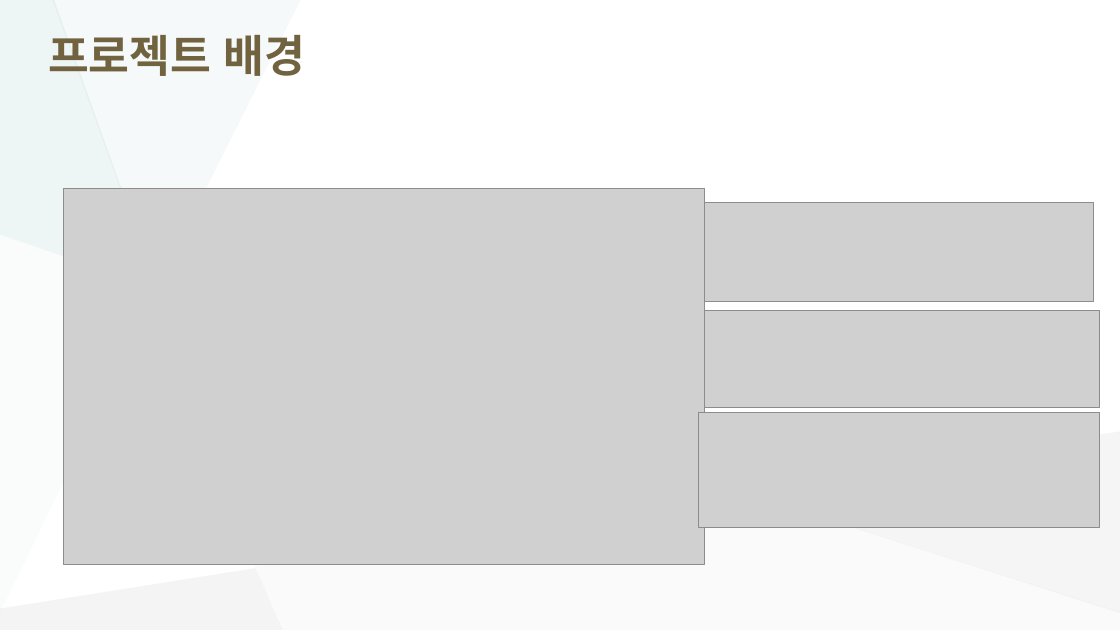
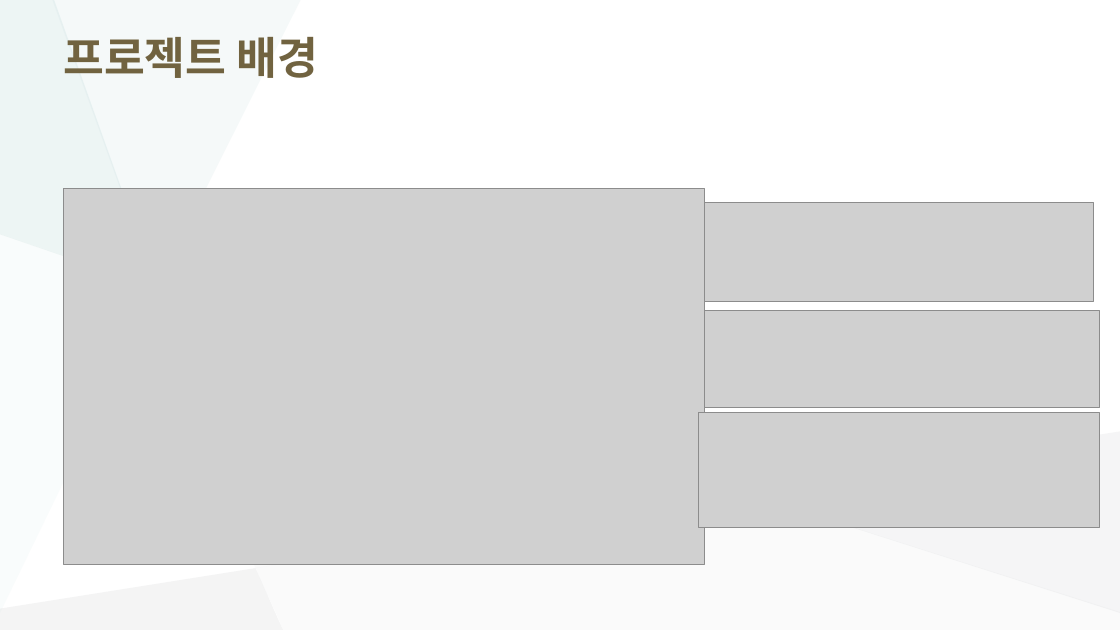
Before and after one commit to somnio-kimm/electricity_consumption_prediction, a slide deck: slide 2 of doc/정형프로젝트_기획안발표_250402_최종.pptx. Drawn at 1120x630 pixels with LibreOffice and Linux fonts; fonts in the diff are those of the drawing; grey boxes stand for pictures. Boxes give left, top, right and bottom in pixels: in the first picture for what was removed or moved away, otherwise in the second. Text is boxed around its words. In the diff, an @@ line names an element or a change of style, - is before the commit and + after.

```diff
--- a/doc/정형프로젝트_기획안발표_250402_최종.pptx
+++ b/doc/정형프로젝트_기획안발표_250402_최종.pptx
@@ freeform shape at [0, 0, 157, 288]: fill #C1DBDB at 27% opacity to #BFDBDA at 27% opacity @@
@@ freeform shape at [52, 0, 300, 288]: fill #E0EDED at 31% opacity to #DFECEC at 31% opacity @@
@@ title "프로젝트 배경": place and size @@
-title "프로젝트 배경" at [48, 35, 306, 76]
+title "프로젝트 배경" at [63, 37, 319, 78]
@@ title "프로젝트 배경" at [63, 37, 319, 78]: font Lato to Arial @@
```
Also in this commit, not shown: 7 other slides changed, 11 other files.
